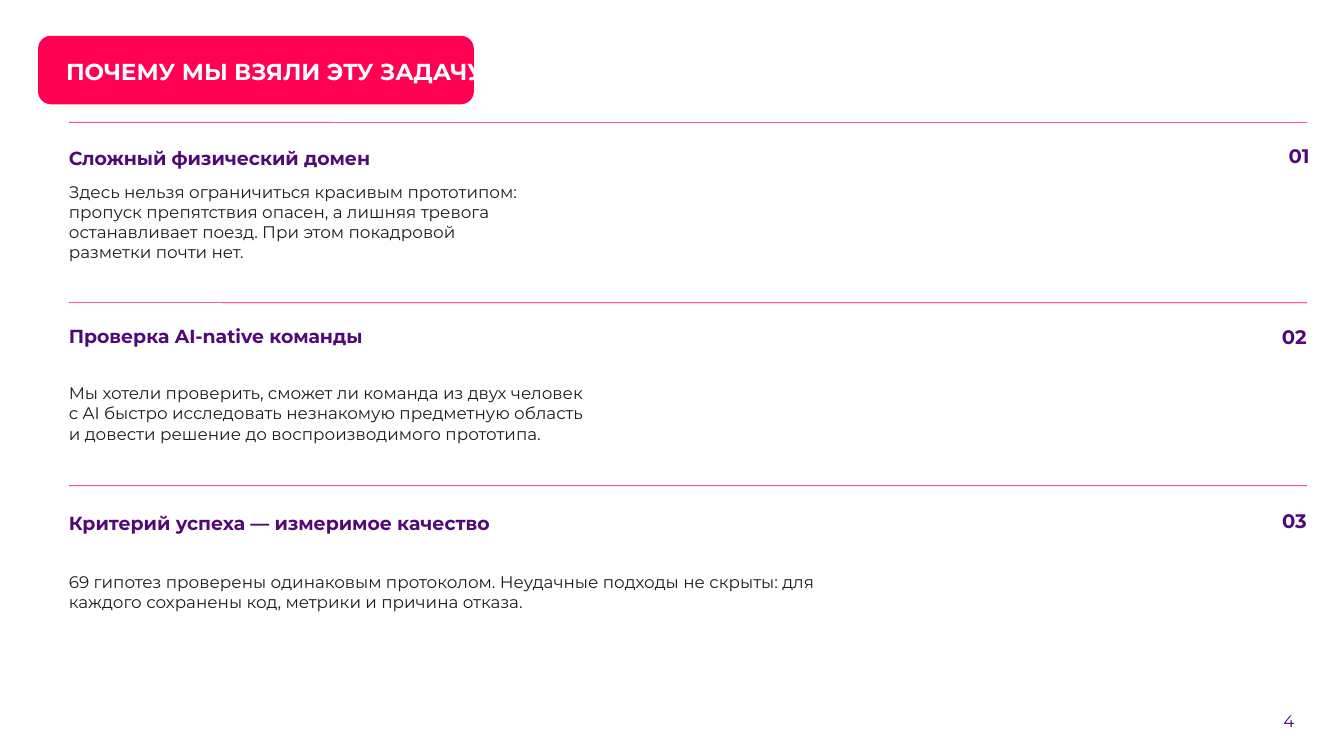
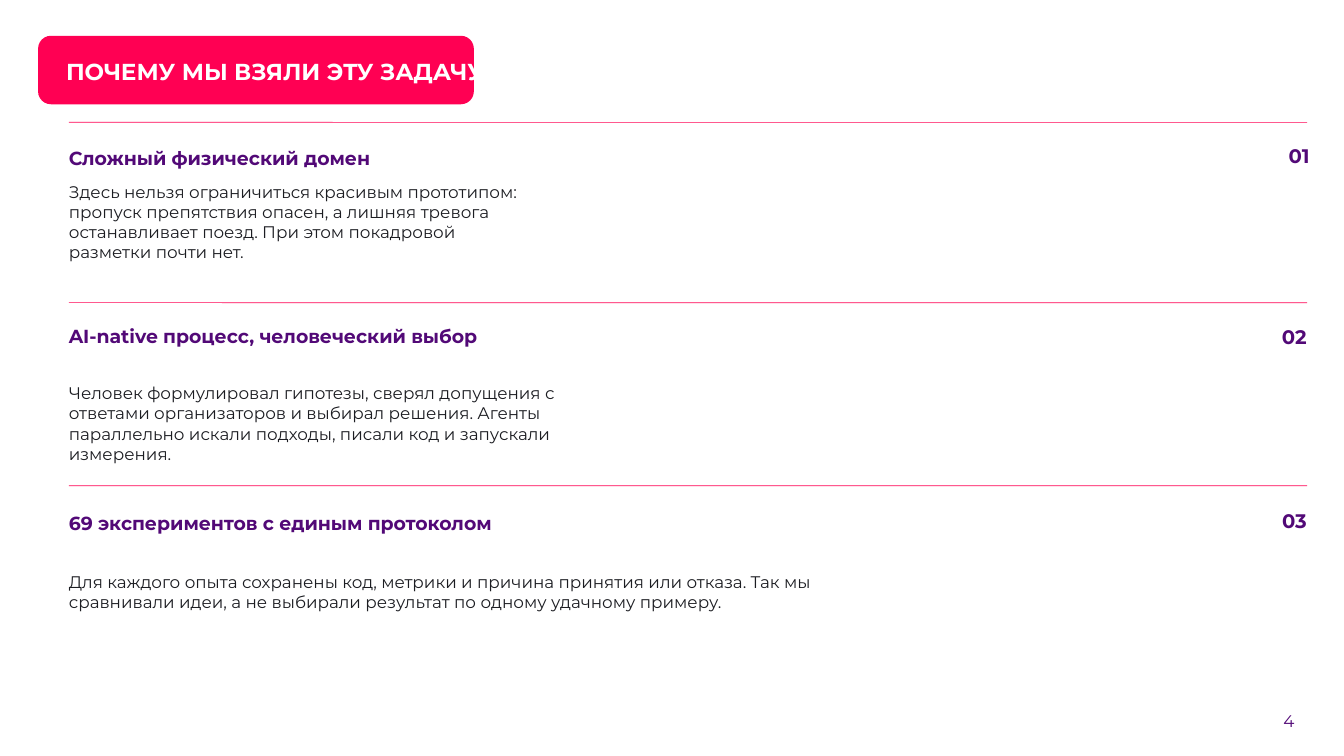
Before and after one commit to KirpaDmitriy/metroguard-lct2026, a slide deck: slide 4 of presentation/MetroGuard_LCT2026_Submission.pptx. Drawn at 1344x756 pixels with LibreOffice and Linux fonts; fonts in the diff are those of the drawing; background and template pictures are left out. Boxes give left, top, right and bottom in pixels: in the first picture for what was removed or moved away, otherwise in the second. Text is boxed around its words. In the diff, an @@ line names an element or a change of style, - is before the commit and + after.

```diff
--- a/presentation/MetroGuard_LCT2026_Submission.pptx
+++ b/presentation/MetroGuard_LCT2026_Submission.pptx
@@ text at bbox=[69, 328, 477, 347]: text changed @@
-Проверка AI-native команды
+AI-native процесс, человеческий выбор
@@ text at bbox=[69, 386, 554, 463]: text changed @@
-Мы хотели проверить, сможет ли команда из двух человек с AI быстро исследовать незнакомую предметную область и довести решение до воспроизводимого прототипа.
+Человек формулировал гипотезы, сверял допущения с ответами организаторов и выбирал решения. Агенты параллельно искали подходы, писали код и запускали измерения.
@@ text at bbox=[69, 516, 492, 534]: text changed @@
-Критерий успеха — измеримое качество
+69 экспериментов с единым протоколом
@@ text at bbox=[69, 576, 810, 612]: text changed @@
-69 гипотез проверены одинаковым протоколом. Неудачные подходы не скрыты: для каждого сохранены код, метрики и причина отказа.
+Для каждого опыта сохранены код, метрики и причина принятия или отказа. Так мы сравнивали идеи, а не выбирали результат по одному удачному примеру.
```
Also in this commit, not shown: 8 other slides changed, 1 slide added, 2 slides removed.
